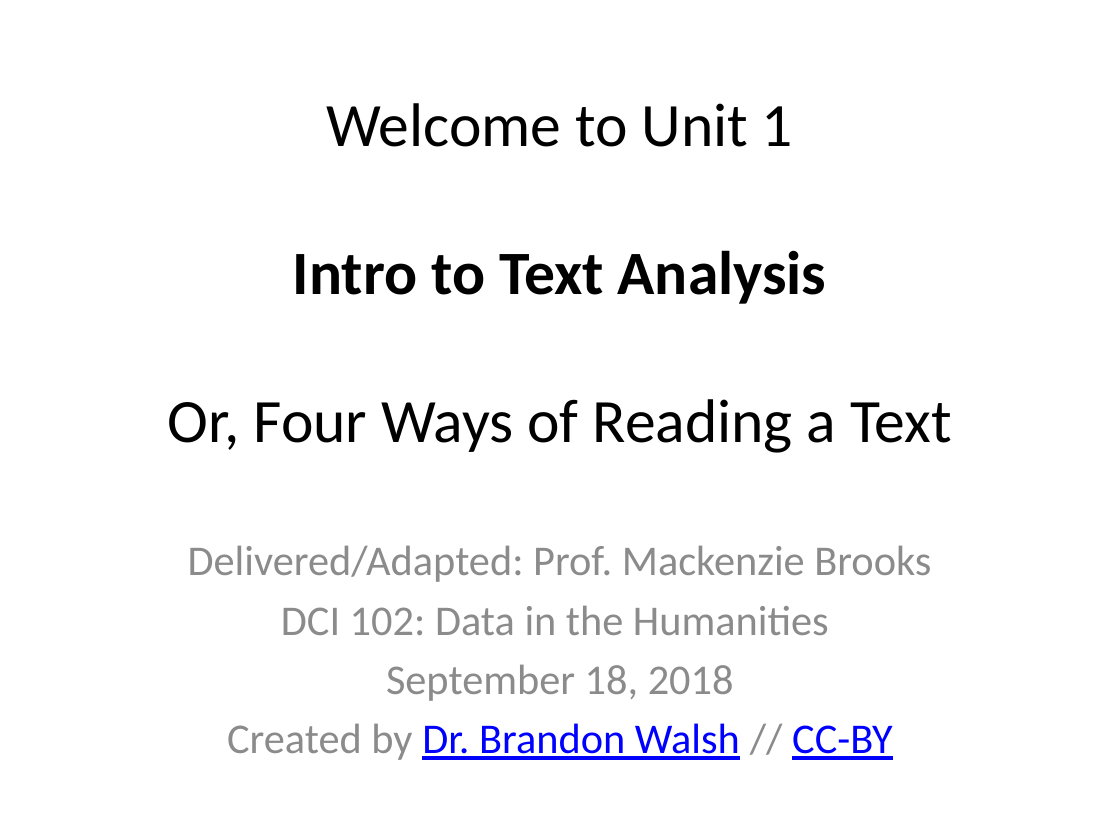
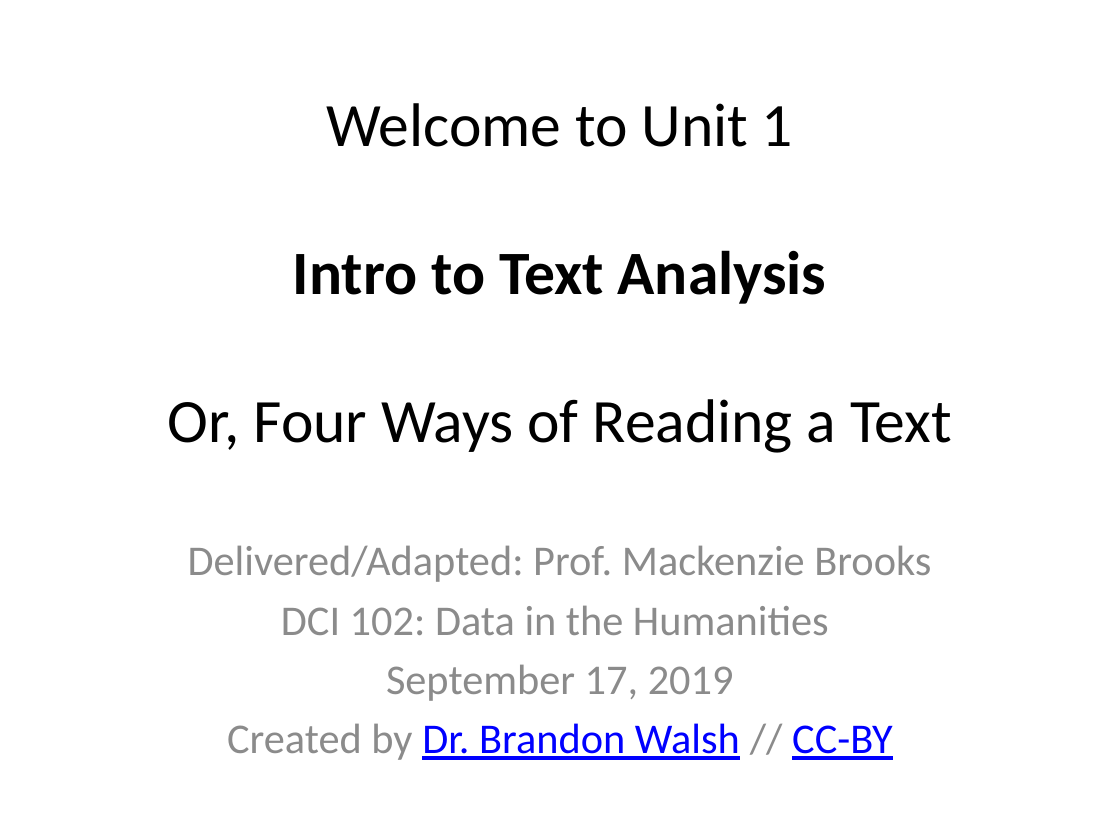
Before and after one commit to mackenziekbrooks/dci102-f19-humanities-data, a slide deck: slide 1 of site/wtr/Ways to Read a Text.pptx. Drawn at 1120x840 pixels with LibreOffice and Linux fonts; fonts in the diff are those of the drawing. Boxes give left, top, right and bottom in pixels: in the first picture for what was removed or moved away, otherwise in the second. Text is boxed around its words. In the diff, an @@ line names an element or a change of style, - is before the commit and + after.

```diff
--- a/site/wtr/Ways to Read a Text.pptx
+++ b/site/wtr/Ways to Read a Text.pptx
@@ subtitle at box(386, 664, 734, 701): text changed @@
-September 18, 2018
+September 17, 2019
```
Also in this commit, not shown: 2 other slides changed, 17 other files.
